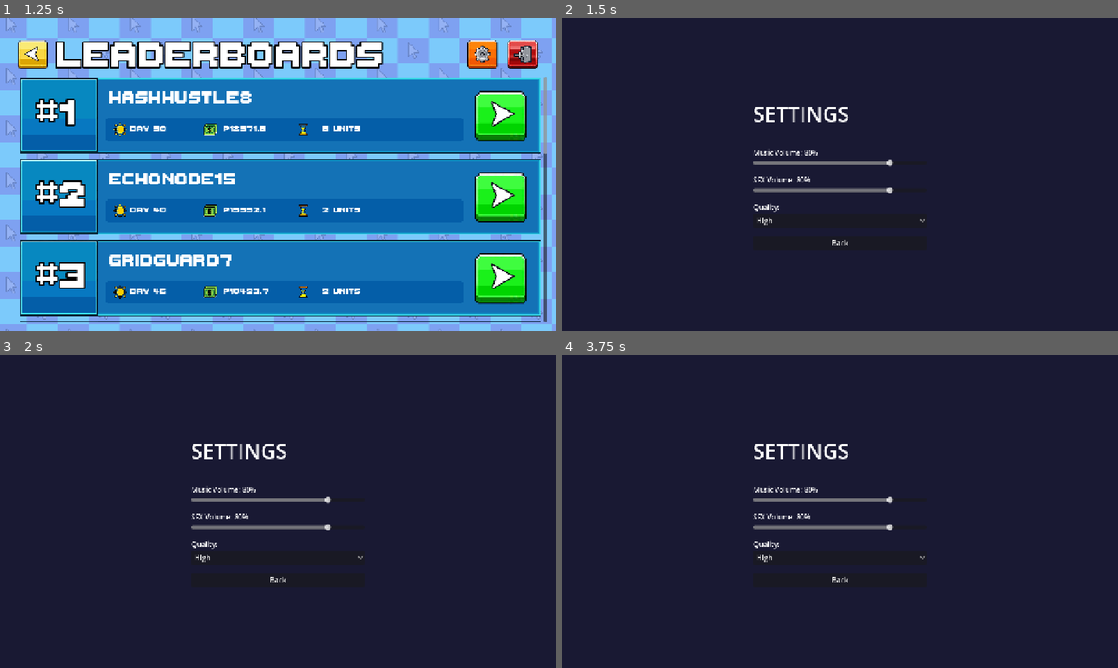
Above: before the commit, frames 1-4 (two rows, left to right).
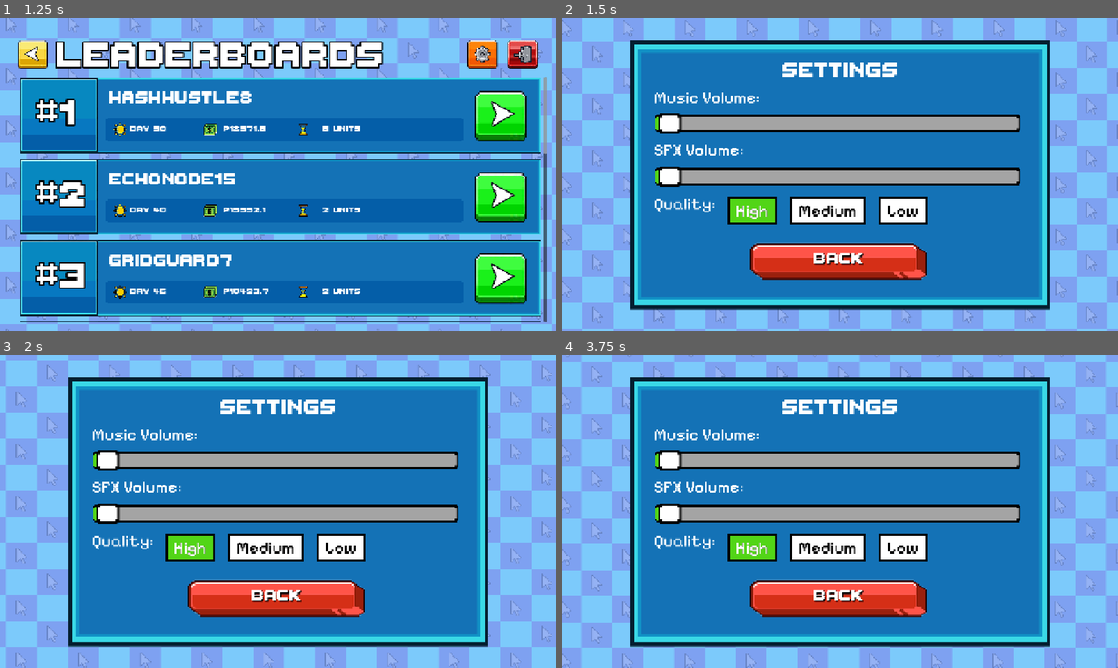
Above: after the commit, the same moments.

Repository: vinnyy-ph/gvd-project-overclocked
Game: Godot game, scene res://ui/main_menu_v2/MainMenuV2.tscn
Two runs of this game, one before a commit and one after it. Both use one fixed random seed, a clock stepped at 60 frames per second and the inputs below. Sound files missing from this copy of the repository are replaced by a short silence.
Inputs (mouse positions are in pixels of both pictures, inside the frame that each line leads up to; where the layout moved, square brackets give the same spot in the first picture):
- Up to frame 1 (1.25 s): click (450, 196) at 0.5 s
- Up to frame 2 (1.5 s): click (1045, 55) at 1.25 s
- Up to frame 3 (2 s): no input
- Up to frame 4 (3.75 s): click (840, 602) [840, 580] at 2 s; click (595, 392) at 2.75 s; click (1040, 621) at 3.5 s

Frame 1 is identical in both runs. In frame 2, 97% of the frame differs, in the area x 0-100%, y 0-100%; in frame 3, 97%; in frame 4, 97%.

Commit message:
Add cashier assets, settings UI & scene links
Add new cashier images and import metadata, and register them in the shop floor scene (add CashierPerson and CashierItem nodes). Implement a revamped settings UI: settings.gd now handles music/sfx sliders, quality buttons, visuals and saving/applying via SettingsManager/AudioManager. Update settings.tscn to include a parallax checkered background shader and reorganize the node. Update several UI scripts (main menu, profile selection, leaderboard) to open the new settings.tscn path. Also add a cashier_person asset under ui/settings used by the settings UI.

Diff:
--- a/core/shop_floor/shop_floor_scrollable.tscn
+++ b/core/shop_floor/shop_floor_scrollable.tscn
@@ -23,6 +23,8 @@
 [ext_resource type="Script" uid="uid://c157mbb0pqg2x" path="res://core/shop_floor/animated_sprite_2d.gd" id="12_f7hrx"]
 [ext_resource type="Texture2D" uid="uid://d4be7unxpmdlh" path="res://assets/images/pausepanel.png" id="12_ghd6s"]
 [ext_resource type="Texture2D" uid="uid://brf7ju6xse0gb" path="res://assets/images/exit.png" id="13_3lx45"]
+[ext_resource type="Texture2D" uid="uid://csmtmcw83258u" path="res://assets/images/art_assets/cashier_default.png" id="16_dmcqo"]
+[ext_resource type="Texture2D" uid="uid://dam7o0i1ayh1h" path="res://assets/images/art_assets/cashier_person.png" id="17_y4wy1"]
 
 [sub_resource type="Gradient" id="Gradient_dmcqo"]
 colors = PackedColorArray(1, 1, 1, 1, 1, 1, 1, 0)
@@ -129,6 +131,7 @@
 grow_vertical = 2
 texture = ExtResource("2_kbbo8")
 expand_mode = 1
+metadata/_edit_lock_ = true
 
 [node name="Day_NightEnvironment_Next" type="TextureRect" parent="World" unique_id=46992464]
 modulate = Color(1, 1, 1, 0)
@@ -143,6 +146,7 @@
 grow_horizontal = 2
 grow_vertical = 2
 expand_mode = 1
+metadata/_edit_lock_ = true
 
 [node name="Background" type="Node2D" parent="World" unique_id=142257243]
 z_index = 2
@@ -807,6 +811,15 @@
 scale = Vector2(0.6091899, 0.6091899)
 texture = ExtResource("10_jajnr")
 script = ExtResource("11_f7hrx")
+
+[node name="CashierPerson" type="Sprite2D" parent="World/Background" unique_id=1330561175]
+position = Vector2(-177.14293, 682.8571)
+scale = Vector2(0.99999994, 0.99999994)
+texture = ExtResource("17_y4wy1")
+
+[node name="CashierItem" type="Sprite2D" parent="World/Background" unique_id=1725671253]
+position = Vector2(-91.42862, 727.1428)
+texture = ExtResource("16_dmcqo")
 
 [node name="MainCamera" type="Camera2D" parent="." unique_id=743193101]
 z_index = 155
--- a/ui/leaderboard/leaderboard.gd
+++ b/ui/leaderboard/leaderboard.gd
@@ -33,7 +33,7 @@
 
 func _on_settings_pressed():
 	GameManager.previous_scene = "res://ui/leaderboard/leaderboard.tscn"
-	get_tree().change_scene_to_file("res://ui/settings/settings_menu.tscn")
+	get_tree().change_scene_to_file("res://ui/settings/settings.tscn")
 
 func _on_exit_pressed():
 	var exit_prompt_scene = load("res://ui/pause/ExitPrompt.tscn")
--- a/ui/main_menu_v2/main_menu_v_2.gd
+++ b/ui/main_menu_v2/main_menu_v_2.gd
@@ -75,7 +75,7 @@
 
 func _on_settings_button_pressed() -> void:
 	GameManager.previous_scene = "res://ui/main_menu_v2/MainMenuV2.tscn"
-	get_tree().change_scene_to_file("res://ui/settings/settings_menu.tscn")
+	get_tree().change_scene_to_file("res://ui/settings/settings.tscn")
 
 func _on_exit_button_pressed() -> void:
 	_show_exit_confirmation()
--- a/ui/profile_selection/profile_selection.gd
+++ b/ui/profile_selection/profile_selection.gd
@@ -76,7 +76,7 @@
 
 func _on_settings_pressed():
 	GameManager.previous_scene = "res://ui/profile_selection/profile_selection.tscn"
-	get_tree().change_scene_to_file("res://ui/settings/settings_menu.tscn")
+	get_tree().change_scene_to_file("res://ui/settings/settings.tscn")
 
 func _on_exit_pressed():
 	_show_exit_confirmation()
--- a/ui/settings/settings.gd
+++ b/ui/settings/settings.gd
@@ -1,11 +1,60 @@
 extends Control
 
+@onready var music_slider = $MusicSlider
+@onready var sfx_slider = $SFXSlider
+@onready var back_button = $Yes
 
-# Called when the node enters the scene tree for the first time.
-func _ready() -> void:
-	pass # Replace with function body.
+@onready var high_btn = $Button
+@onready var medium_btn = $Medium
+@onready var low_btn = $Low
 
+const HIGH_SELECTED = preload("res://assets/images/ui/settings/selected/high.png")
+const HIGH_NOT = preload("res://assets/images/ui/settings/notselected/high.png")
+const MEDIUM_SELECTED = preload("res://assets/images/ui/settings/selected/medium.png")
+const MEDIUM_NOT = preload("res://assets/images/ui/settings/notselected/medium.png")
+const LOW_SELECTED = preload("res://assets/images/ui/settings/selected/low.png")
+const LOW_NOT = preload("res://assets/images/ui/settings/notselected/low.png")
 
-# Called every frame. 'delta' is the elapsed time since the previous frame.
-func _process(delta: float) -> void:
-	pass
+func _ready():
+	# Load Current Settings
+	music_slider.value = SettingsManager.music_volume
+	sfx_slider.value = SettingsManager.sfx_volume
+
+	_update_quality_visuals()
+
+	# Connect Signals
+	music_slider.value_changed.connect(_on_music_slider_changed)
+	sfx_slider.value_changed.connect(_on_sfx_slider_changed)
+
+	high_btn.pressed.connect(_on_quality_pressed.bind(2))
+	medium_btn.pressed.connect(_on_quality_pressed.bind(1))
+	low_btn.pressed.connect(_on_quality_pressed.bind(0))
+
+	back_button.pressed.connect(_on_back_pressed)
+
+func _on_music_slider_changed(value: float):
+	SettingsManager.music_volume = value
+	SettingsManager.apply_settings()
+
+func _on_sfx_slider_changed(value: float):
+	SettingsManager.sfx_volume = value
+	SettingsManager.apply_settings()
+
+func _on_quality_pressed(index: int):
+	SettingsManager.quality = index
+	SettingsManager.apply_settings()
+	_update_quality_visuals()
+	AudioManager.play_sfx("click")
+
+func _update_quality_visuals():
+	high_btn.icon = HIGH_SELECTED if SettingsManager.quality == 2 else HIGH_NOT
+	medium_btn.icon = MEDIUM_SELECTED if SettingsManager.quality == 1 else MEDIUM_NOT
+	low_btn.icon = LOW_SELECTED if SettingsManager.quality == 0 else LOW_NOT
+
+func _on_back_pressed():
+	SettingsManager.save_settings()
+	AudioManager.play_sfx("click")
+	if GameManager.previous_scene != "":
+		get_tree().change_scene_to_file(GameManager.previous_scene)
+	else:
+		get_tree().change_scene_to_file("res://ui/main_menu_v2/MainMenuV2.tscn")
--- a/ui/settings/settings.tscn
+++ b/ui/settings/settings.tscn
@@ -11,6 +11,10 @@
 [ext_resource type="Texture2D" uid="uid://cwkv70dyrsrcd" path="res://assets/images/ui/settings/notselected/low.png" id="8_h58ci"]
 [ext_resource type="Shader" uid="uid://bvlnophccpwe4" path="res://ui/main_menu_v2/MainMenuV2.gdshader" id="9_8uhoi"]
 [ext_resource type="Texture2D" uid="uid://hpkr7d6r1dyh" path="res://assets/images/main_menu/checkered_bg.png" id="10_winn6"]
+
+[sub_resource type="ShaderMaterial" id="ShaderMaterial_ew8al"]
+shader = ExtResource("9_8uhoi")
+shader_parameter/scroll_speed = Vector2(0.05, -0.05)
 
 [sub_resource type="StyleBoxTexture" id="StyleBoxTexture_fayoa"]
 texture = ExtResource("3_fayoa")
@@ -31,10 +35,6 @@
 expand_margin_bottom = 17.0
 axis_stretch_horizontal = 1
 
-[sub_resource type="ShaderMaterial" id="ShaderMaterial_ew8al"]
-shader = ExtResource("9_8uhoi")
-shader_parameter/scroll_speed = Vector2(0.05, -0.05)
-
 [node name="Settings" type="Control" unique_id=456126450]
 layout_mode = 3
 anchors_preset = 15
@@ -43,6 +43,17 @@
 grow_horizontal = 2
 grow_vertical = 2
 script = ExtResource("1_winn6")
+
+[node name="ParallaxCheckeredBG" type="TextureRect" parent="." unique_id=744300309]
+z_index = -1
+material = SubResource("ShaderMaterial_ew8al")
+layout_mode = 1
+anchors_preset = 15
+anchor_right = 1.0
+anchor_bottom = 1.0
+grow_horizontal = 2
+grow_vertical = 2
+texture = ExtResource("10_winn6")
 
 [node name="BackgroundPanel" type="TextureRect" parent="." unique_id=1061498683]
 layout_mode = 1
@@ -135,14 +146,3 @@
 offset_bottom = 480.0
 icon = ExtResource("8_h58ci")
 flat = true
-
-[node name="ParallaxCheckeredBG" type="TextureRect" parent="." unique_id=744300309]
-z_index = -1
-material = SubResource("ShaderMaterial_ew8al")
-layout_mode = 1
-anchors_preset = 15
-anchor_right = 1.0
-anchor_bottom = 1.0
-grow_horizontal = 2
-grow_vertical = 2
-texture = ExtResource("10_winn6")
Binary file added: assets/images/art_assets/cashier_default.png
Not shown, added: assets/images/art_assets/cashier_default.png.import
Binary file added: assets/images/art_assets/cashier_person.png
Not shown, added: assets/images/art_assets/cashier_person.png.import
Binary file added: ui/settings/cashier_person.png
Not shown, added: ui/settings/cashier_person.png.import
